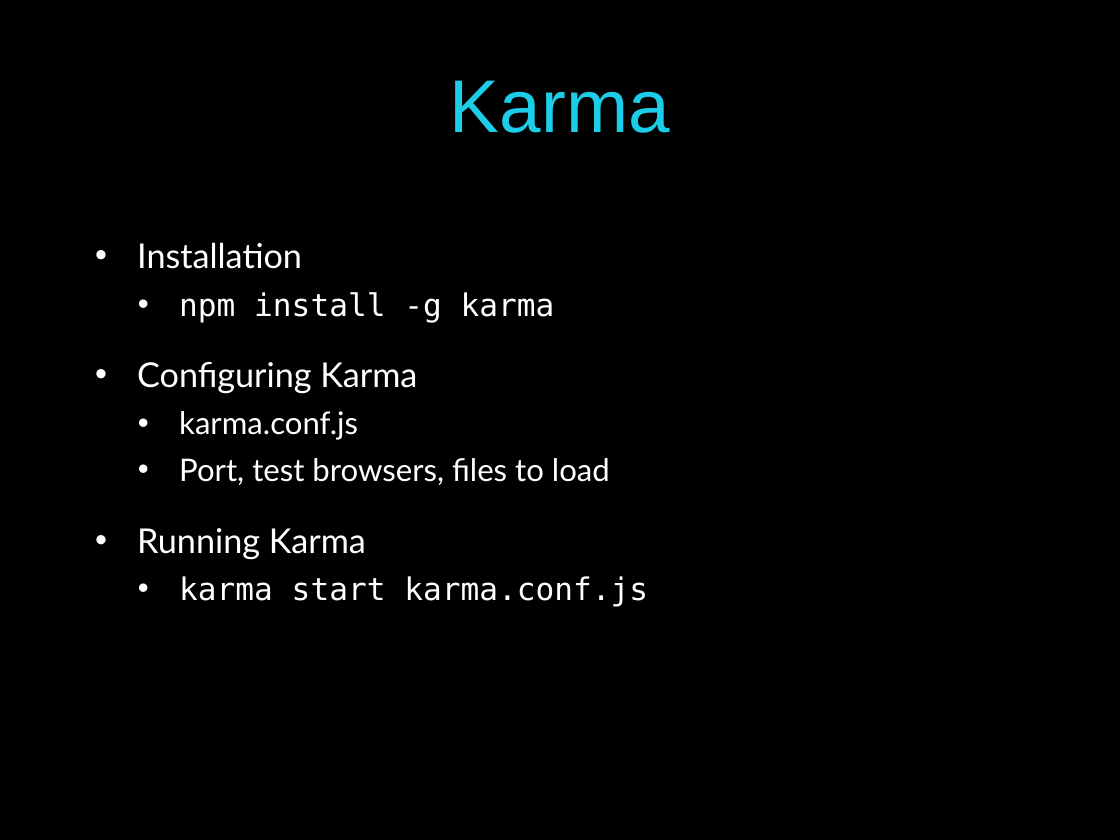
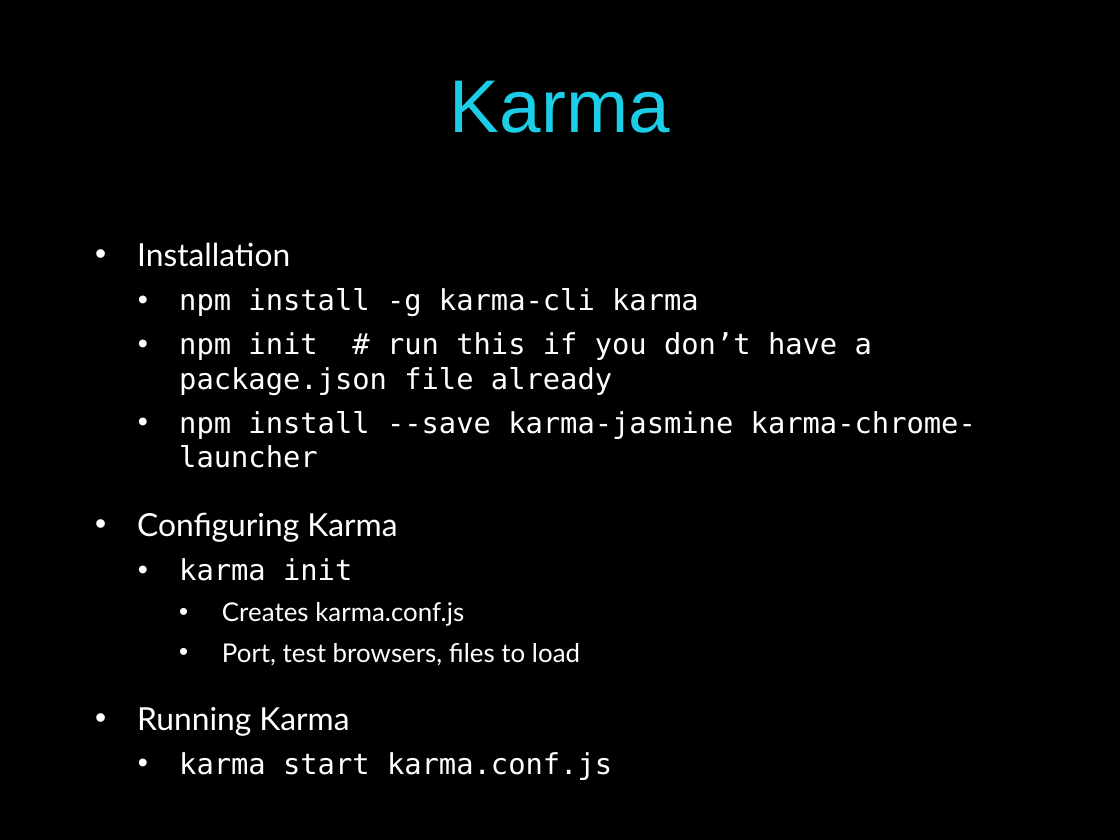
Before and after one commit to pmaccart/ng-bootcamp, a slide deck: slide 21 of slides/ng-bootcamp-day-1.pptx. Drawn at 1120x840 pixels with LibreOffice and Linux fonts; fonts in the diff are those of the drawing. Boxes give left, top, right and bottom in pixels: in the first picture for what was removed or moved away, otherwise in the second. Text is boxed around its words. In the diff, an @@ line names an element or a change of style, - is before the commit and + after.

Commit message:
fix karma installation steps

```diff
--- a/slides/ng-bootcamp-day-1.pptx
+++ b/slides/ng-bootcamp-day-1.pptx
@@ text at box(137, 242, 580, 736): size 22 to 20.4 pt in "Installation", "Configuring Karma", "Running Karma"; size 20 to 16.6 pt in "Port, test browsers, files to load"; size 20 to 18.5 pt in "karma start karma.conf.js"; list level 2 to 3 in "Port, test browsers, files to ..." @@
@@ text at box(179, 288, 976, 468): text changed; size 20 to 18.5 pt @@
-  • npm install -g karma
+  • npm install -g karma-cli karma
+  • npm init # run this if you don’t have a package.json file already
+  • npm install --save karma-jasmine karma-chrome-launcher
@@ text at box(179, 558, 464, 626): text changed; size 20 to 16.6 pt @@
-  • karma.conf.js
+  • karma init
+    • Creates karma.conf.js
```
